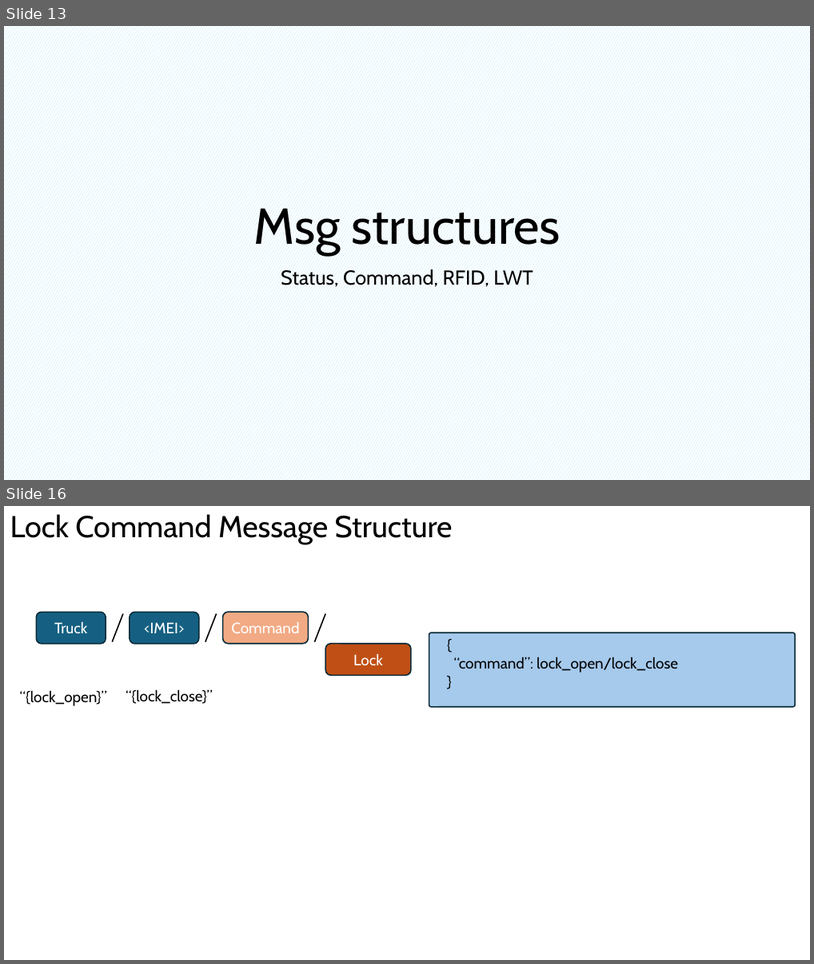
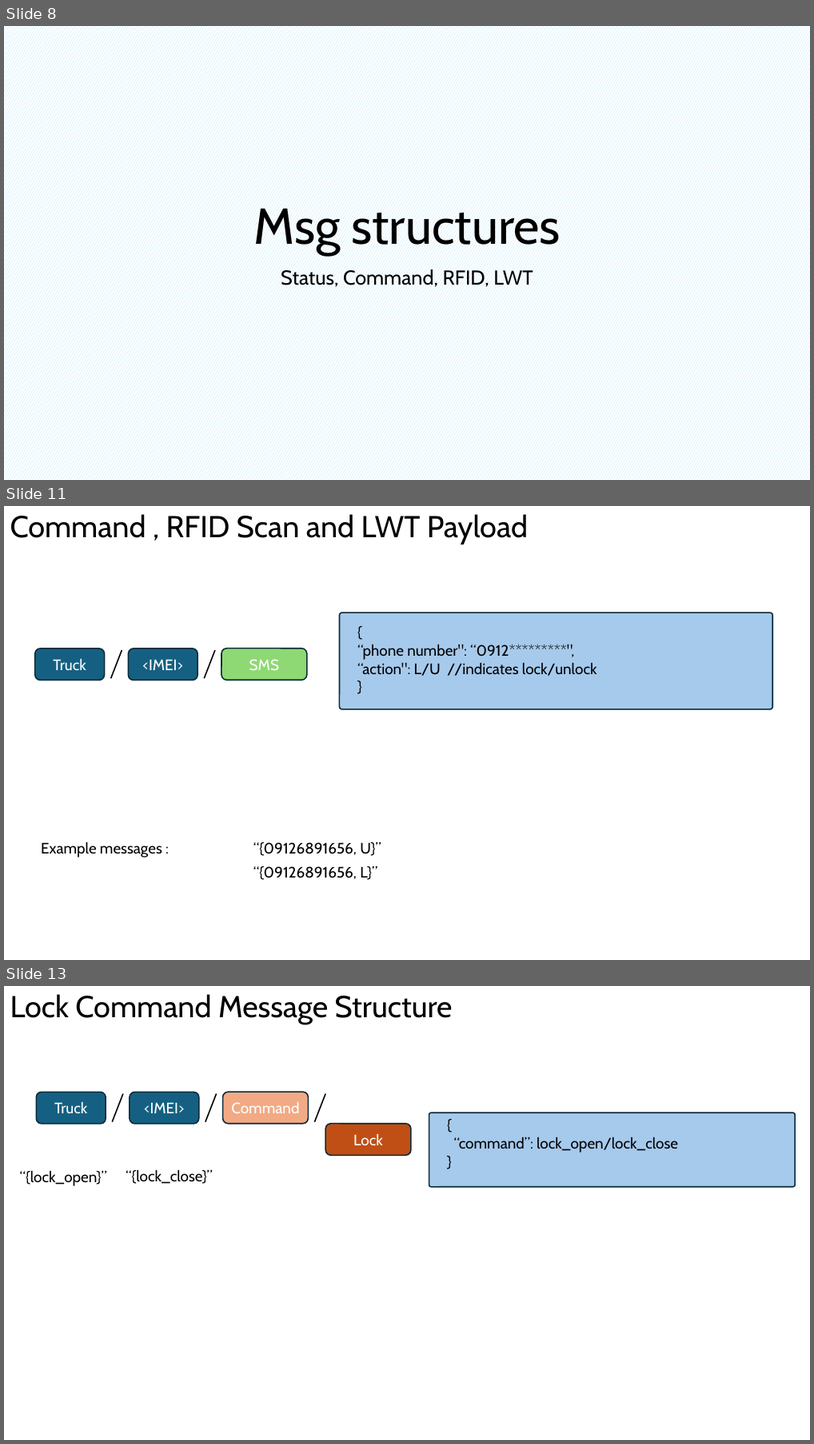
Before and after one commit to hamidrezaHemati/MQTT-AutoLock, a slide deck: Structure/Communication Workflow — MQTT Design & Architecture.pptx. Shown one above the other, each under a label of ours: slides 13 and 16 before the commit, slides 8, 11 and 13 after it; the slides between them are not shown. The pictures are 814x964 and 814x1444 pixels, drawn with LibreOffice and Linux fonts; fonts in the diff are those of the drawing. Boxes give left, top, right and bottom in pixels: in the first picture for what was removed or moved away, otherwise in the second. Text is boxed around its words. In the diff, an @@ line names an element or a change of style, - is before the commit and + after.

```diff
--- a/Structure/Communication Workflow — MQTT Design & Architecture.pptx
+++ b/Structure/Communication Workflow — MQTT Design & Architecture.pptx
@@ slide 11 added at (4, 506, 810, 960), background #FFFFFF @@
@@ text added at (10, 514, 528, 544), 36 pt, text #000000 @@
+Command , RFID Scan and LWT Payload
@@ rounded rectangle added at (340, 612, 774, 709), fill #A6CAEC, outline #092A39 1.5 pt @@
@@ rounded rectangle added at (35, 648, 105, 680), fill #156082, outline #092A39 1.5 pt, 18 pt, text #FFFFFF @@
+Truck
@@ rounded rectangle added at (128, 648, 198, 680), fill #156082, outline #092A39 1.5 pt, 18 pt, text #FFFFFF @@
+<IMEI>
@@ rounded rectangle added at (222, 648, 307, 680), fill #8ED973, outline #092A39 1.5 pt, 18 pt, text #FFFFFF @@
+SMS
@@ text added at (358, 644, 598, 676), 18 pt, text #000000 @@
+{
+“phone number": “0912*********",
+“action": L/U //indicates lock/unlock
+}
@@ line added from (122, 650) to (111, 679), #000000 1.5 pt @@
@@ line added from (215, 650) to (204, 679), #000000 1.5 pt @@
@@ text added at (41, 841, 162, 857), 18 pt, text #000000 @@
+Example messages :
@@ text added at (254, 841, 381, 856), 18 pt, text #000000 @@
+“{09126891656, U}”
@@ text added at (254, 865, 378, 880), 18 pt, text #000000 @@
+“{09126891656, L}”
@@ what was slide 13 is now slide 8 @@
@@ what was slide 16 is now slide 13 @@
```
Also in this commit, not shown: 5 slides changed, 1 other slide added, 5 slides removed, 1 other file.
